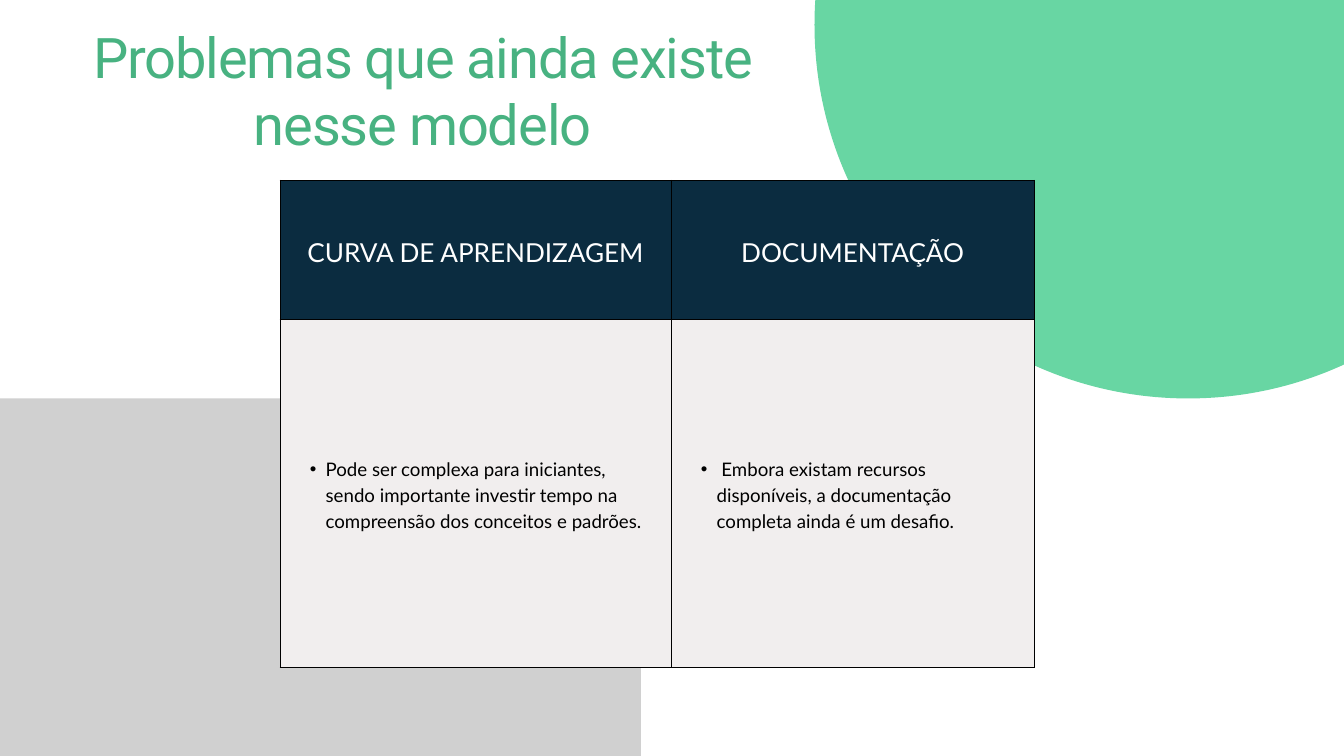
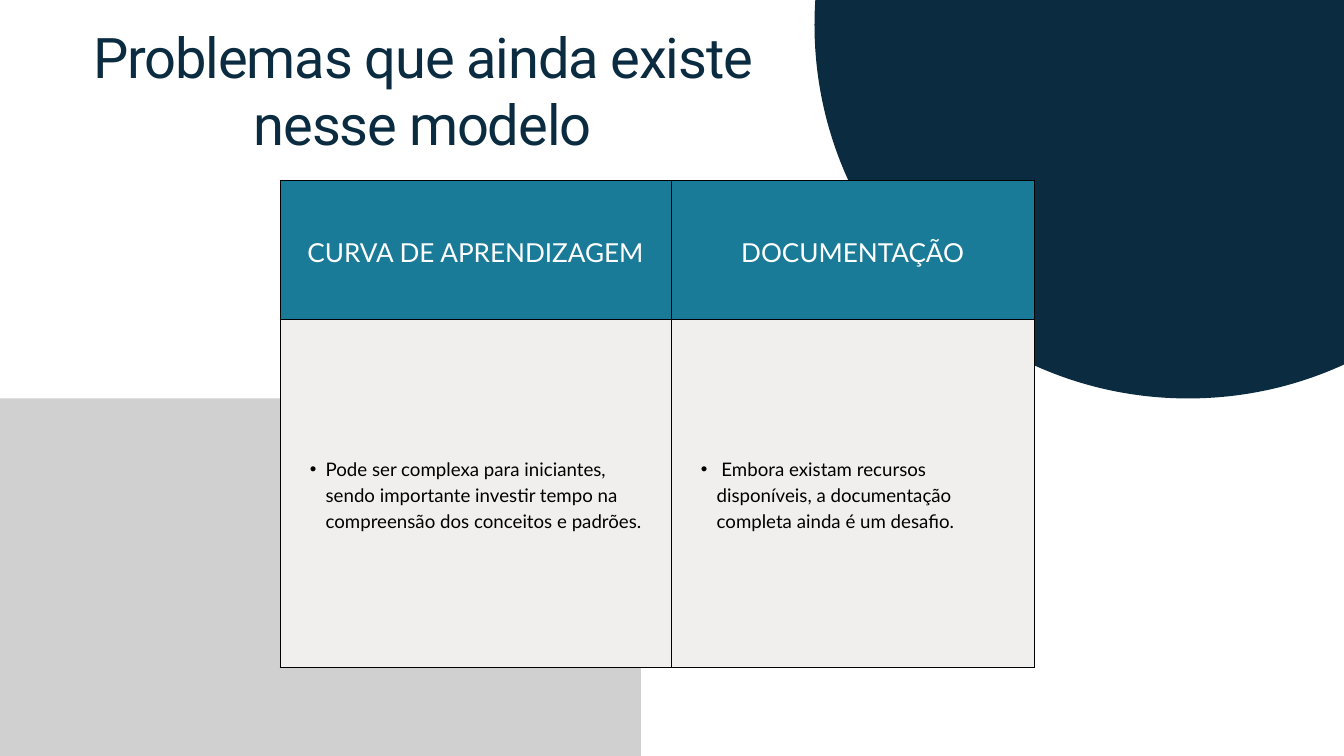
Before and after one commit to Vini5577/projeto-mobTech, a slide deck: slide 7 of arquitetura-RIBs.pptx. Drawn at 1344x756 pixels with LibreOffice and Linux fonts; fonts in the diff are those of the drawing; grey boxes stand for pictures. Boxes give left, top, right and bottom in pixels: in the first picture for what was removed or moved away, otherwise in the second. Text is boxed around its words. In the diff, an @@ line names an element or a change of style, - is before the commit and + after.

```diff
--- a/arquitetura-RIBs.pptx
+++ b/arquitetura-RIBs.pptx
@@ text "Problemas que ainda existe nesse ..." at (93,36,753,146): text colour #48B281 to #0B2C40 @@
@@ freeform shape at (814,0,1344,398): fill #68D6A3 to #0B2C40 @@
@@ table at (280,180,1035,667) @@
@@ fill #0B2C40 to #197B98 in row 1 @@
```
Also in this commit, not shown: 2 other slides changed.
